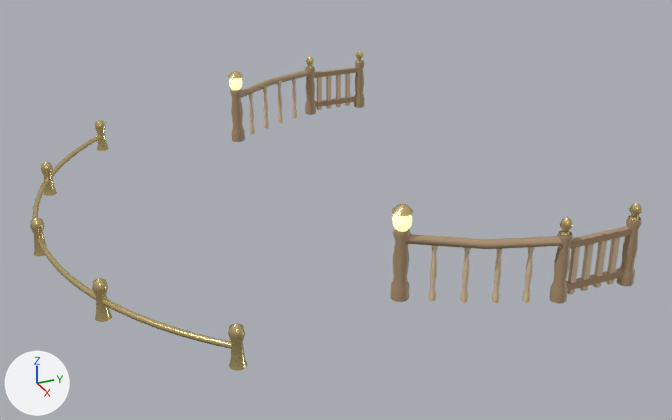
Before and after pictures for a commit that changed the glTF model assets/architecture/atrium_balustrades.glb.
The view is the same before and after, from a camera (50 mm lens) standing at (7.35, -5.33, 4.0) and looking at (0.38, -2.19, 0.51). Every picture has the same lights, and +X, +Y and +Z are marked at lower left. The older version comes first. Vertices at exactly the same position are counted once.

Names of what the first picture shows: 'Atrium_Balustrades_Static', 'DoorPivot_door-memory', 'DoorPivot_door-switch' and 1 more.
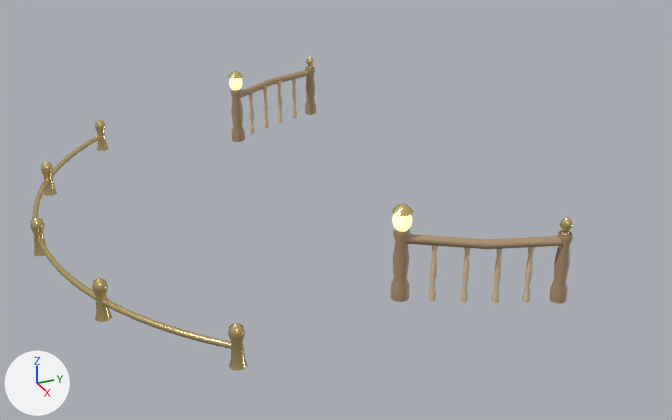
The change, as a diff of the scene's bpy script:
```diff
--- a/assets/architecture/atrium_balustrades.glb.py
+++ b/assets/architecture/atrium_balustrades.glb.py
@@ me_atrium_balustrades_static_mesh @@
 # used by ob_atrium_balustrades_static; location = (0.0, 0.0, 0.0)
-me_atrium_balustrades_static_mesh.from_pydata(...)  # 2856 vertices, 4908 faces; spans x -2.48..2.48, y -4.78..-0.56, z 0.43..1.22
+me_atrium_balustrades_static_mesh.from_pydata(...)  # 2492 vertices, 4300 faces; spans x -2.48..2.48, y -4.78..-1.2, z 0.43..1.22
+# me_atrium_balustrades_static_mesh part 1: the loose piece of 112 vertices spanning x -2.48..-2.36, y -0.68..-0.56, z 0.44..1.0 is deleted
+# me_atrium_balustrades_static_mesh part 2: the loose piece of 112 vertices spanning x 2.36..2.48, y -0.68..-0.56, z 0.44..1.0 is deleted
+# me_atrium_balustrades_static_mesh part 3: the loose piece of 70 vertices spanning x -2.47..-2.37, y -0.67..-0.57, z 1.0..1.13 is deleted
+# me_atrium_balustrades_static_mesh part 4: the loose piece of 70 vertices spanning x 2.37..2.47, y -0.67..-0.57, z 1.0..1.13 is deleted
 me_atrium_balustrades_static_mesh.materials.append(mat_bal_walnut)
@@ ob_doorpivot_door_memory @@
-ob_doorpivot_door_memory = bpy.data.objects.new('DoorPivot_door-memory', me_doorpivot_door_memory_mesh)
-ob_doorpivot_door_memory.location = (-2.42, -0.65, 0.44)
@@ ob_doorpivot_door_switch @@
-ob_doorpivot_door_switch = bpy.data.objects.new('DoorPivot_door-switch', me_doorpivot_door_switch_mesh)
-ob_doorpivot_door_switch.location = (2.42, -0.65, 0.44)
```

What differs and where, as boxes [x1, y1, x2, y2] in the pictures (672 x 420 px):
'Atrium_Balustrades_Static', reshaped (11% narrower)
    before: [30, 50, 642, 371]
    after: [30, 56, 573, 371]
'DoorPivot_door-switch', deleted
    before: [566, 226, 632, 294]
    faces in mat_bal_oak (beige #e3c8a5): [567, 238, 620, 294]
    faces in mat_bal_walnut (beige #af9472): [566, 226, 632, 291]
'DoorPivot_door-memory', deleted
    before: [314, 67, 358, 110]
    faces in mat_bal_oak (beige #e3c8a5): [317, 73, 350, 110]
    faces in mat_bal_walnut (beige #af9472): [314, 67, 358, 107]
part 1 of me_atrium_balustrades_static_mesh, deleted
    before: [354, 60, 364, 108]
part 2 of me_atrium_balustrades_static_mesh, deleted (beige)
    before: [617, 215, 642, 286]
part 3 of me_atrium_balustrades_static_mesh, deleted
    before: [356, 50, 364, 62]
part 4 of me_atrium_balustrades_static_mesh, deleted
    before: [629, 202, 642, 220]
